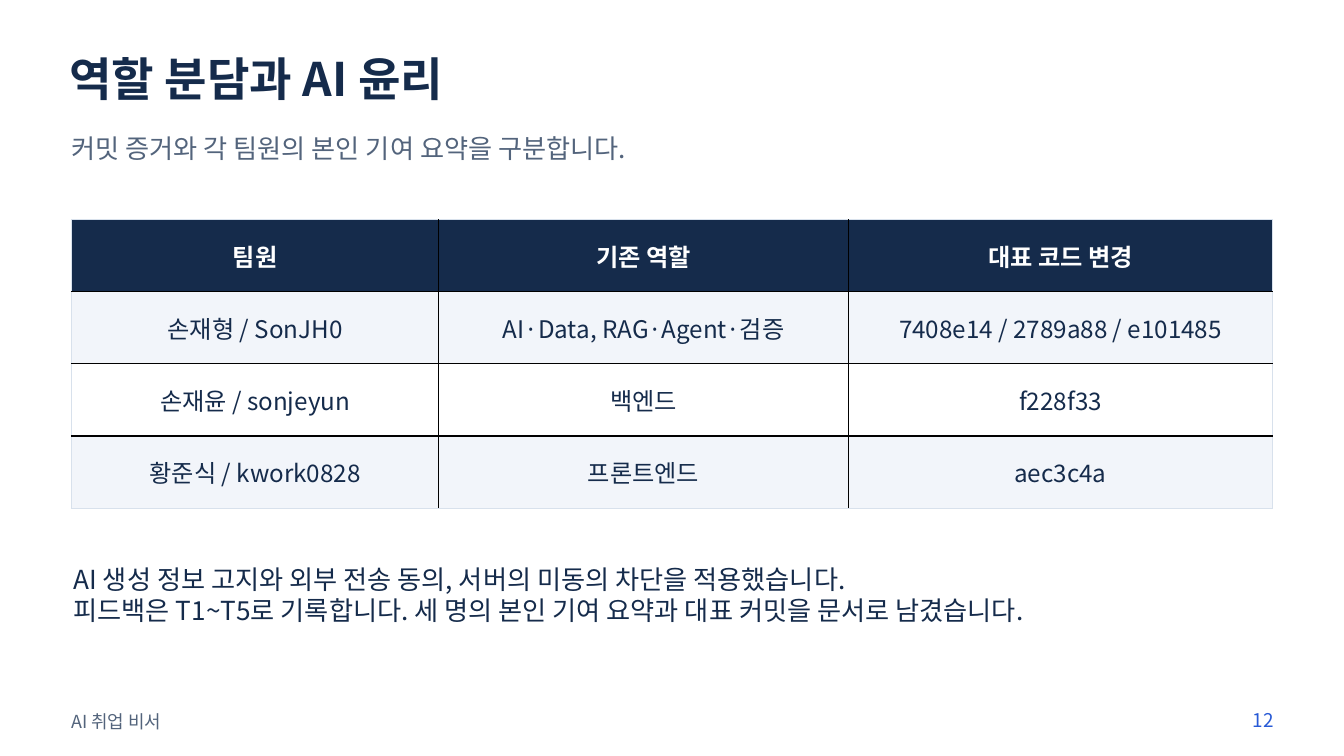
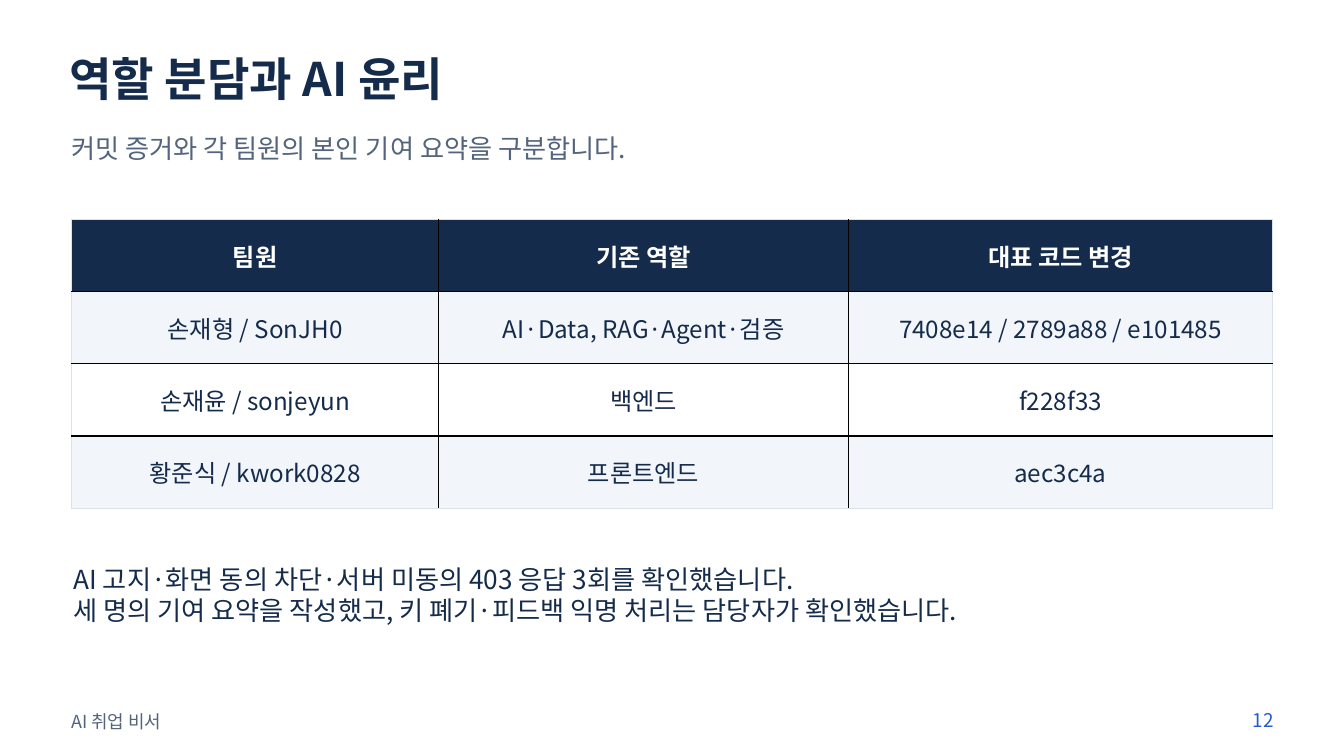
Before and after one commit to SonJH0/aisupport, a slide deck: slide 12 of docs/presentation/presentation.pptx. Drawn at 1344x756 pixels with LibreOffice and Linux fonts; fonts in the diff are those of the drawing. Boxes give left, top, right and bottom in pixels: in the first picture for what was removed or moved away, otherwise in the second. Text is boxed around its words. In the diff, an @@ line names an element or a change of style, - is before the commit and + after.

```diff
--- a/docs/presentation/presentation.pptx
+++ b/docs/presentation/presentation.pptx
@@ text at [73,567,957,625]: text changed @@
-AI 생성 정보 고지와 외부 전송 동의, 서버의 미동의 차단을 적용했습니다.
-피드백은 T1~T5로 기록합니다. 세 명의 본인 기여 요약과 대표 커밋을 문서로 남겼습니다.
+AI 고지·화면 동의 차단·서버 미동의 403 응답 3회를 확인했습니다.
+세 명의 기여 요약을 작성했고, 키 폐기·피드백 익명 처리는 담당자가 확인했습니다.
```
Also in this commit, not shown: 5 other slides changed, 22 other files.
